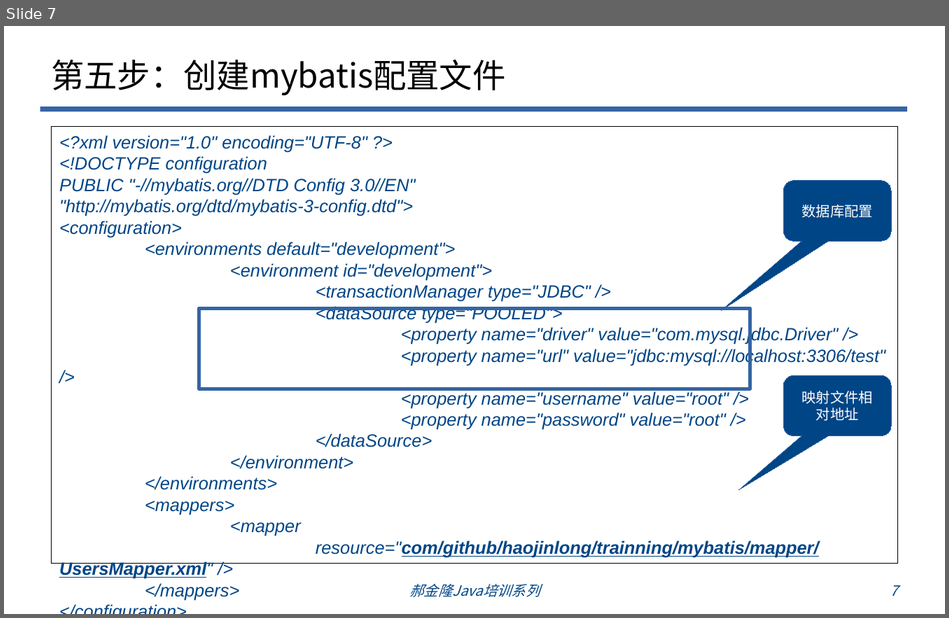
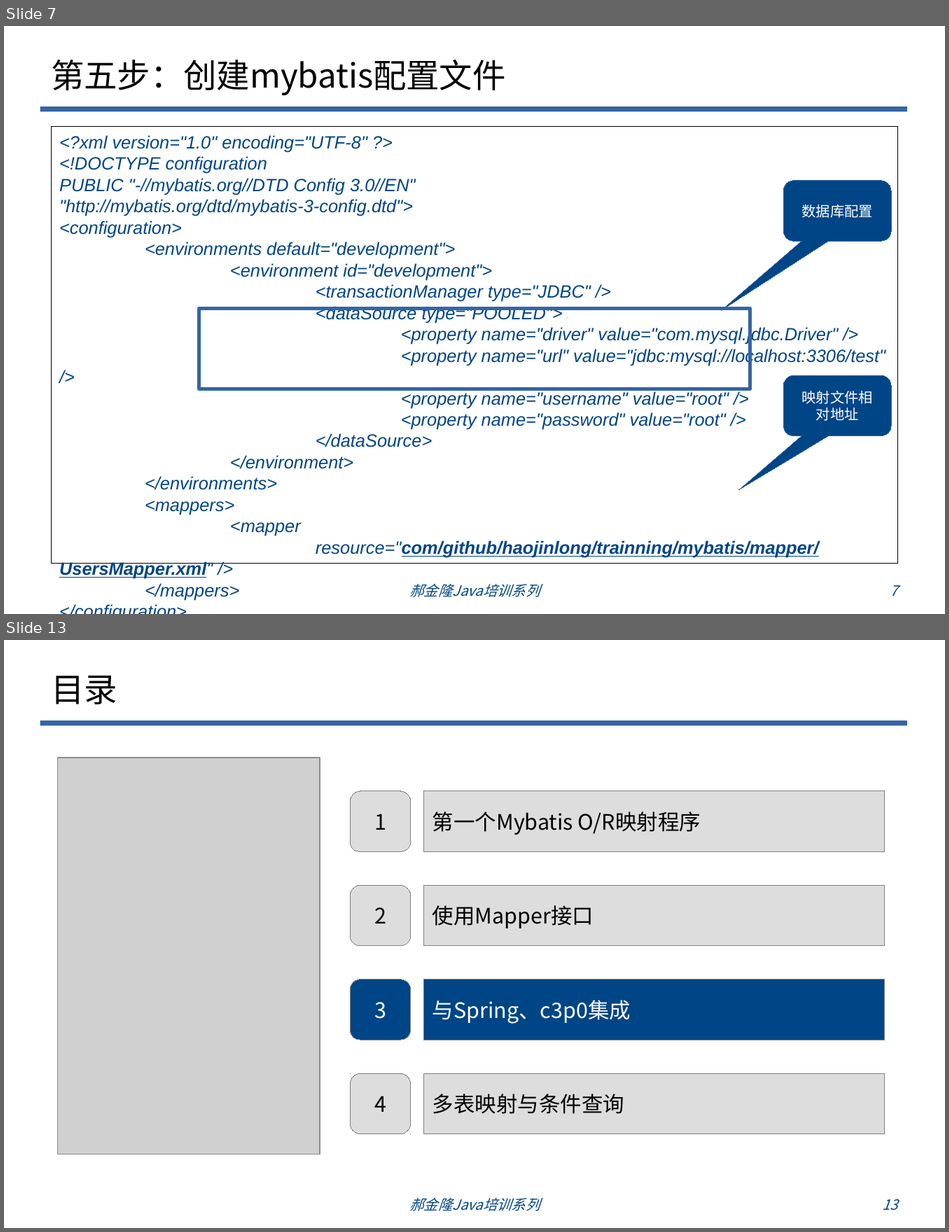
Before and after one commit to haojinlong/trainning, a slide deck: doc/odp/郝金隆JavaEE基础培训1：mybatis培训.odp. Shown one above the other, each under a label of ours: slide 7 before the commit, slides 7 and 13 after it; the slides between them are not shown. The pictures are 949x618 and 949x1232 pixels, drawn with LibreOffice and Linux fonts; fonts in the diff are those of the drawing; grey boxes stand for pictures; background and template pictures are left out. Boxes give left, top, right and bottom in pixels: in the first picture for what was removed or moved away, otherwise in the second. Text is boxed around its words. In the diff, an @@ line names an element or a change of style, - is before the commit and + after.

```diff
--- a/doc/odp/郝金隆JavaEE基础培训1：mybatis培训.odp
+++ b/doc/odp/郝金隆JavaEE基础培训1：mybatis培训.odp
@@ slide 13 added at [4, 640, 945, 1228], background #FFFFFF; not listed: 1 template element that a slide beside it also shows @@
@@ title added at [51, 675, 117, 704], 28 pt, text #000000 @@
+目录
@@ picture added at [58, 758, 320, 1154] @@
@@ rounded rectangle added at [350, 791, 411, 851], fill #DDDDDD, outline #808080 0 pt, 18 pt, text #000000 @@
+1
@@ rectangle added at [424, 791, 884, 851], fill #DDDDDD, outline #808080 0 pt, 18 pt, text #000000 @@
+第一个Mybatis O/R映射程序
@@ rounded rectangle added at [350, 885, 411, 946], fill #DDDDDD, outline #808080 0 pt, 18 pt, text #000000 @@
+2
@@ rectangle added at [424, 885, 884, 946], fill #DDDDDD, outline #808080 0 pt, 18 pt, text #000000 @@
+使用Mapper接口
@@ rounded rectangle added at [350, 980, 411, 1040], fill #004586, outline #808080 0 pt, 18 pt, text #FFFFFF @@
+3
@@ rectangle added at [424, 980, 884, 1040], fill #004586, outline #808080 0 pt, 18 pt, text #FFFFFF @@
+与Spring、c3p0集成
@@ group added at [350, 1074, 884, 1134]: 4 freeform shapes @@
+4
+多表映射与条件查询
@@ text added at [410, 1198, 540, 1211], 12 pt, text #004586, italic @@
+郝金隆Java培训系列
@@ page number added at [882, 1199, 897, 1210], 12 pt, text #004586, italic @@
+13
```
Also in this commit, not shown: 5 slides changed, 2 other slides added.
